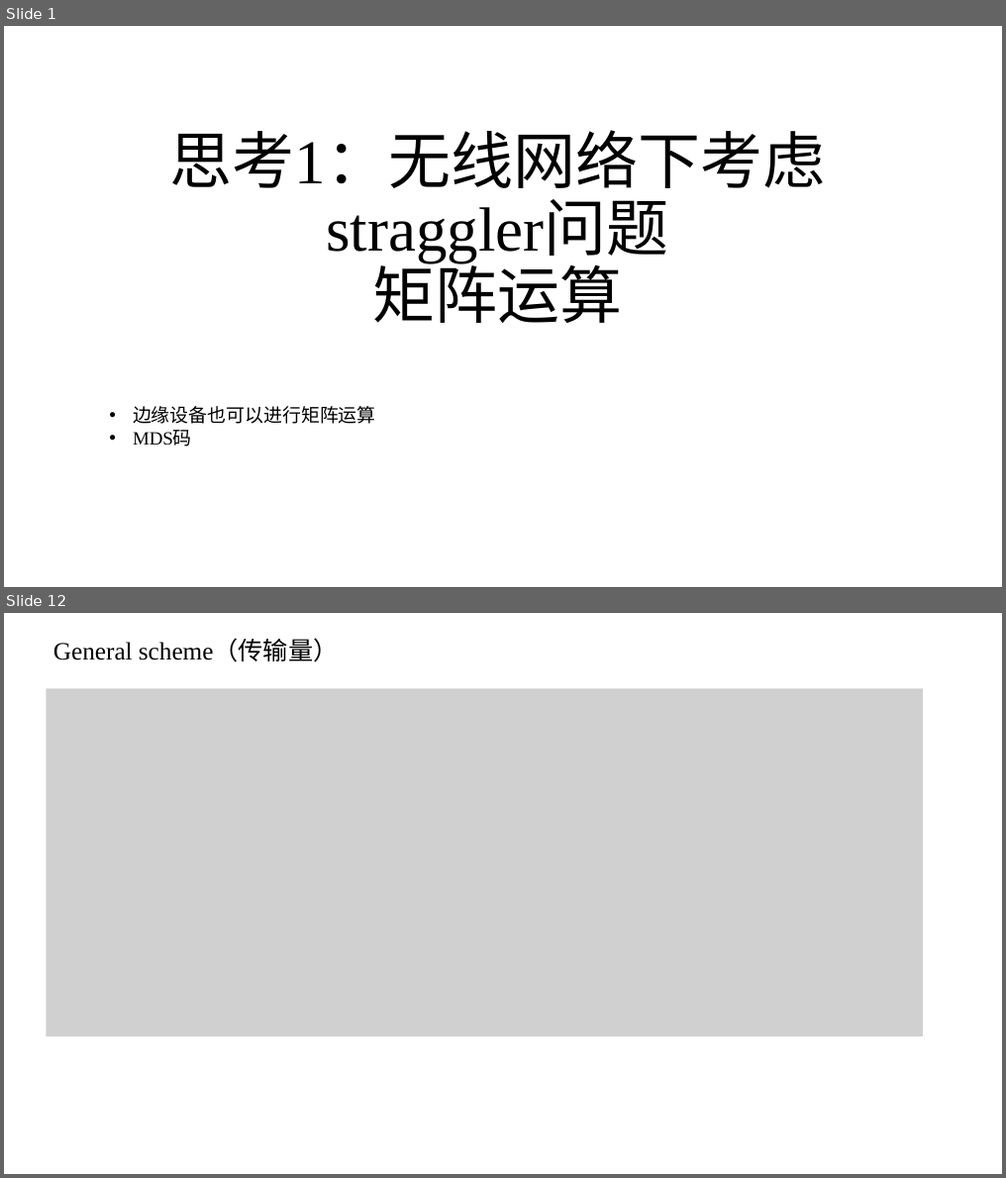
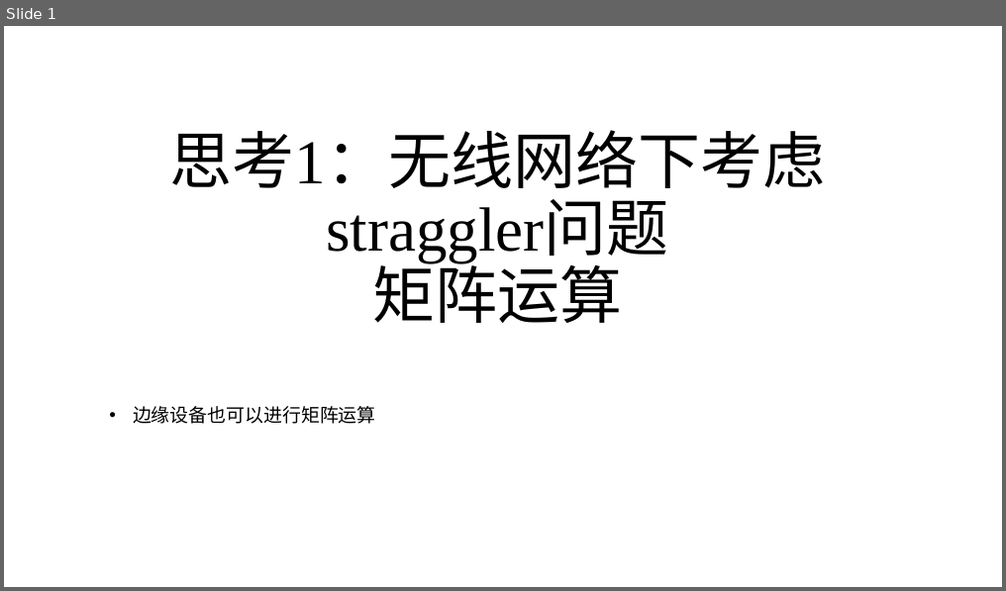
Before and after one commit to zhaojiayi/learning, a slide deck: EE/ppt/wireless_CDC_thinking1.pptx. Shown one above the other, each under a label of ours: slides 1 and 12 before the commit, slide 1 after it; the slides between them are not shown. The pictures are 1006x1178 and 1006x591 pixels, drawn with LibreOffice and Linux fonts; fonts in the diff are those of the drawing; grey boxes stand for pictures. Boxes give left, top, right and bottom in pixels: in the first picture for what was removed or moved away, otherwise in the second. Text is boxed around its words. In the diff, an @@ line names an element or a change of style, - is before the commit and + after.

```diff
--- a/EE/ppt/wireless_CDC_thinking1.pptx
+++ b/EE/ppt/wireless_CDC_thinking1.pptx
@@ slide 12 removed at bbox=[4, 613, 1002, 1174], background #FFFFFF @@
@@ title removed at bbox=[54, 640, 339, 663] @@
-General scheme（传输量）
@@ picture removed at bbox=[46, 688, 923, 1037] @@
@@ slide 1 changed as well @@
@@ text at bbox=[133, 430, 192, 447]: paragraph removed @@
-• MDS码
```
Also in this commit, not shown: 6 slides added, 16 other slides removed, 6 other files.
